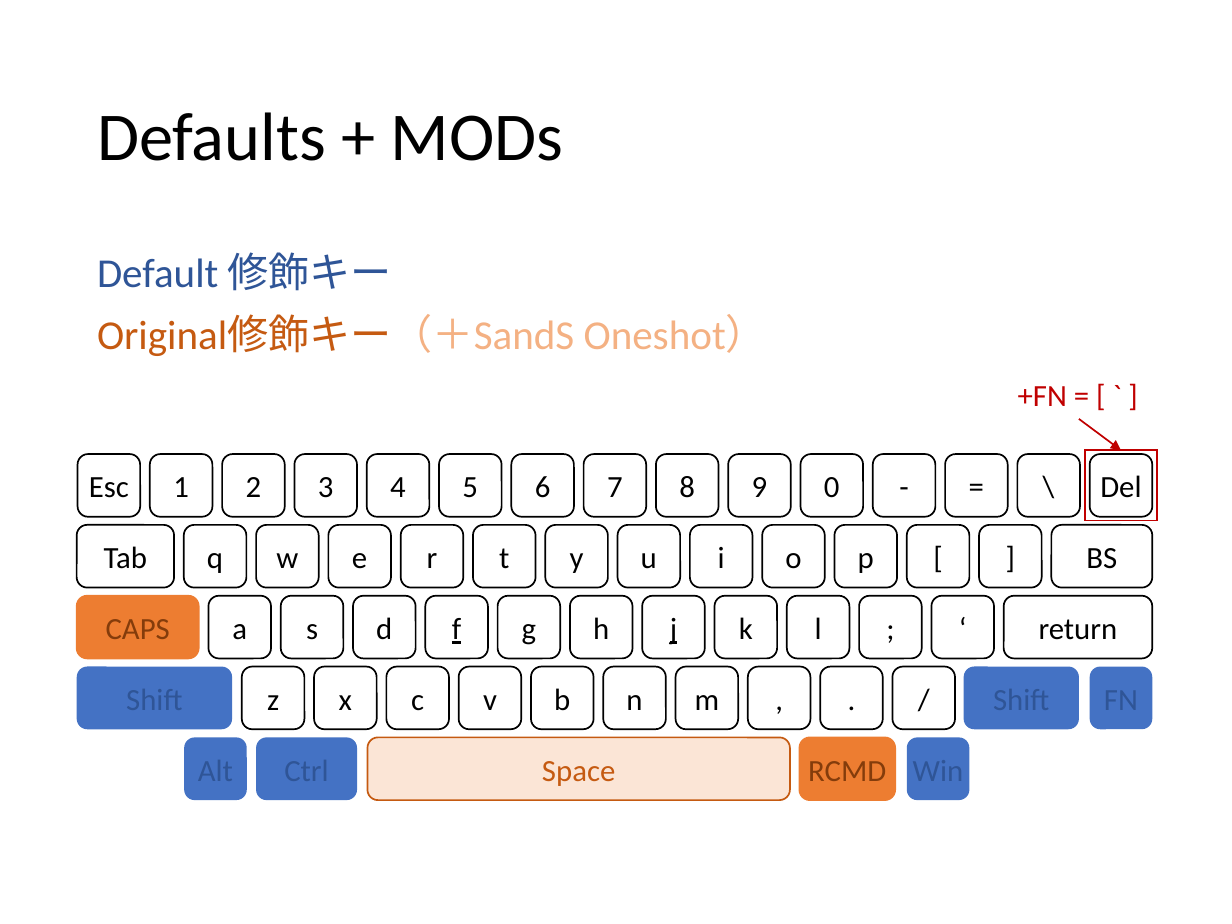
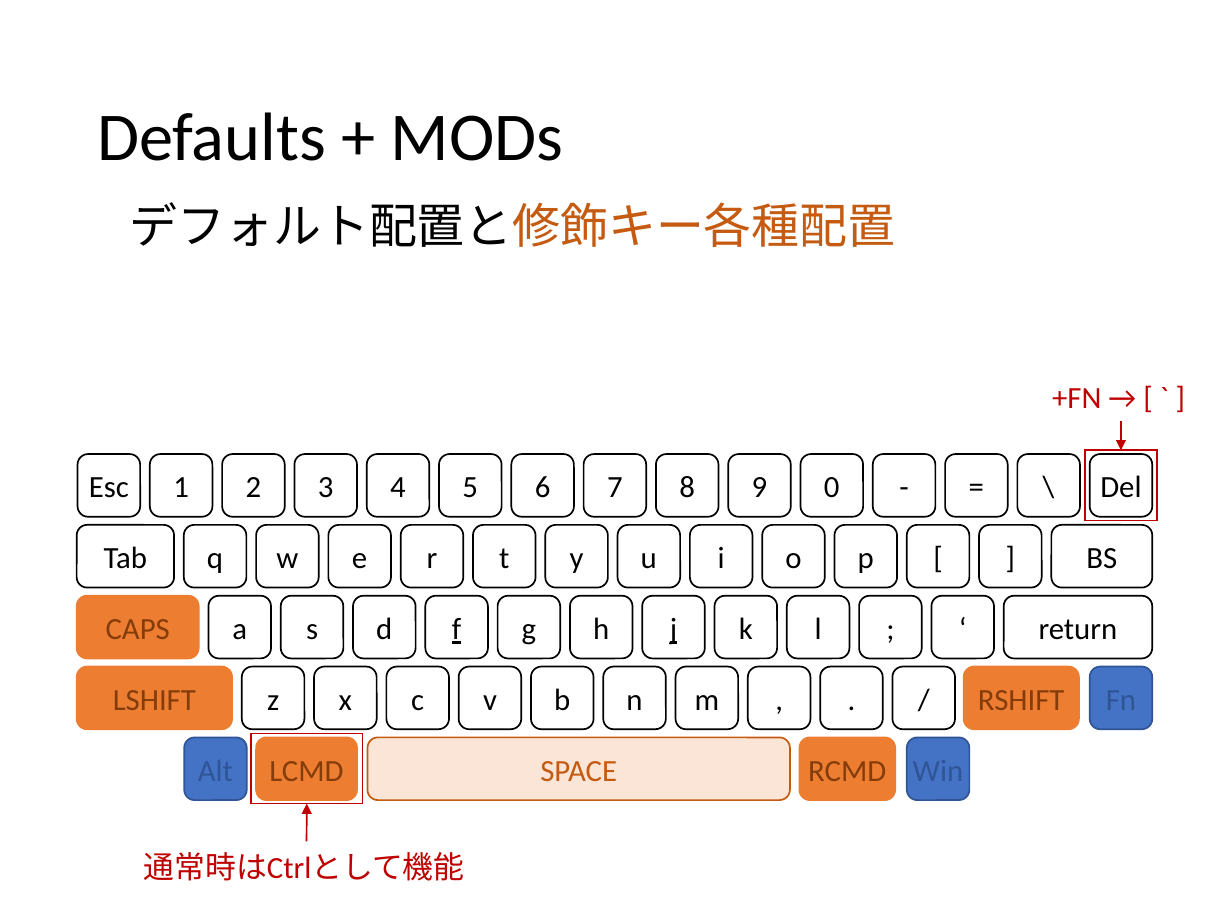
Before and after one commit to ittooo66/myAHK, a slide deck: slide 3 of MANUAL.pptx (slide 4 before the commit). Drawn at 1232x924 pixels with LibreOffice and Linux fonts; fonts in the diff are those of the drawing. Boxes give left, top, right and bottom in pixels: in the first picture for what was removed or moved away, otherwise in the second. Text is boxed around its words. In the diff, an @@ line names an element or a change of style, - is before the commit and + after.

```diff
--- a/MANUAL.pptx
+++ b/MANUAL.pptx
@@ text added at [130,202,896,247], 28 pt, text #000000 @@
+    デフォルト配置と修飾キー各種配置
@@ text removed at [97,252,767,356] @@
-Default 修飾キー
-Original修飾キー（＋SandS Oneshot）
@@ text at [1052,388,1101,408]: text changed @@
-+FN = [ ` ]
++FN → [ ` ]
@@ arrow moved from (1079, 419) - (1121, 450) to (1121, 421) - (1121, 450) @@
@@ text in rounded rectangle at [113,690,196,710]: text added @@
+LSHIFT
@@ text in rounded rectangle at [978,690,1064,710]: text added @@
+RSHIFT
@@ rectangle added at [251,733,362,803], outline #C00000 1 pt @@
@@ fill #4472C4 to #ED7D31; outline none to #ED7D31 1 pt in 3 elements at [963,667,1079,729], [76,667,232,729], [256,738,357,801] @@
@@ outline none to #2F5597 1 pt in 3 elements at [1089,667,1152,729], [184,738,246,801], [907,738,970,801] @@
@@ text in rounded rectangle at [269,761,343,781]: text added @@
+LCMD
@@ text in rounded rectangle at [540,761,617,781]: text changed @@
-Space
+SPACE
@@ arrow added from (307, 841) to (307, 803), #C00000 1 pt @@
@@ text added at [144,852,465,881], 18 pt, text #C00000 @@
+通常時はCtrlとして機能
```
Also in this commit, not shown: 10 other slides changed, 5 slides added, 1 slide removed.
